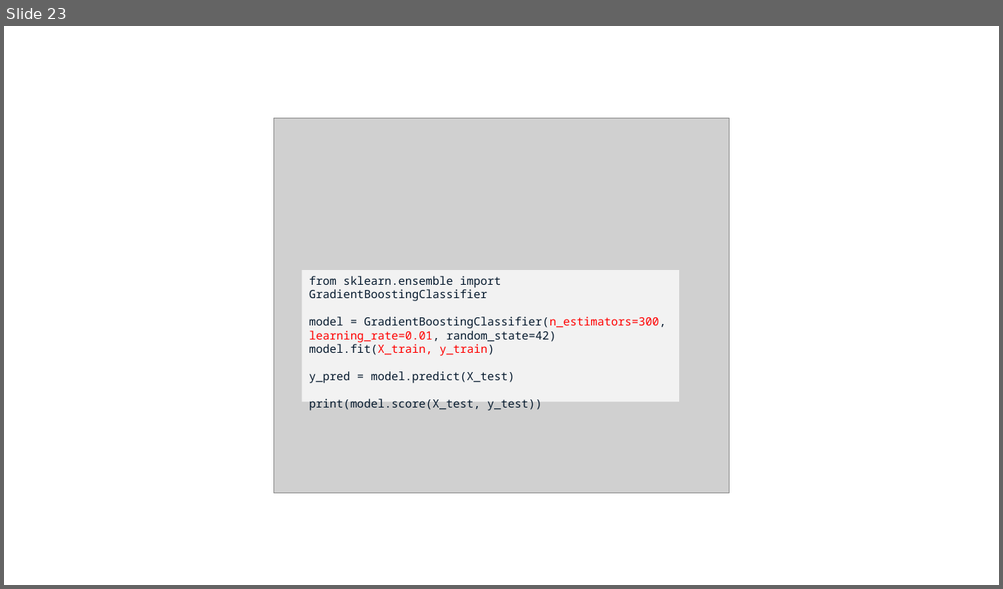
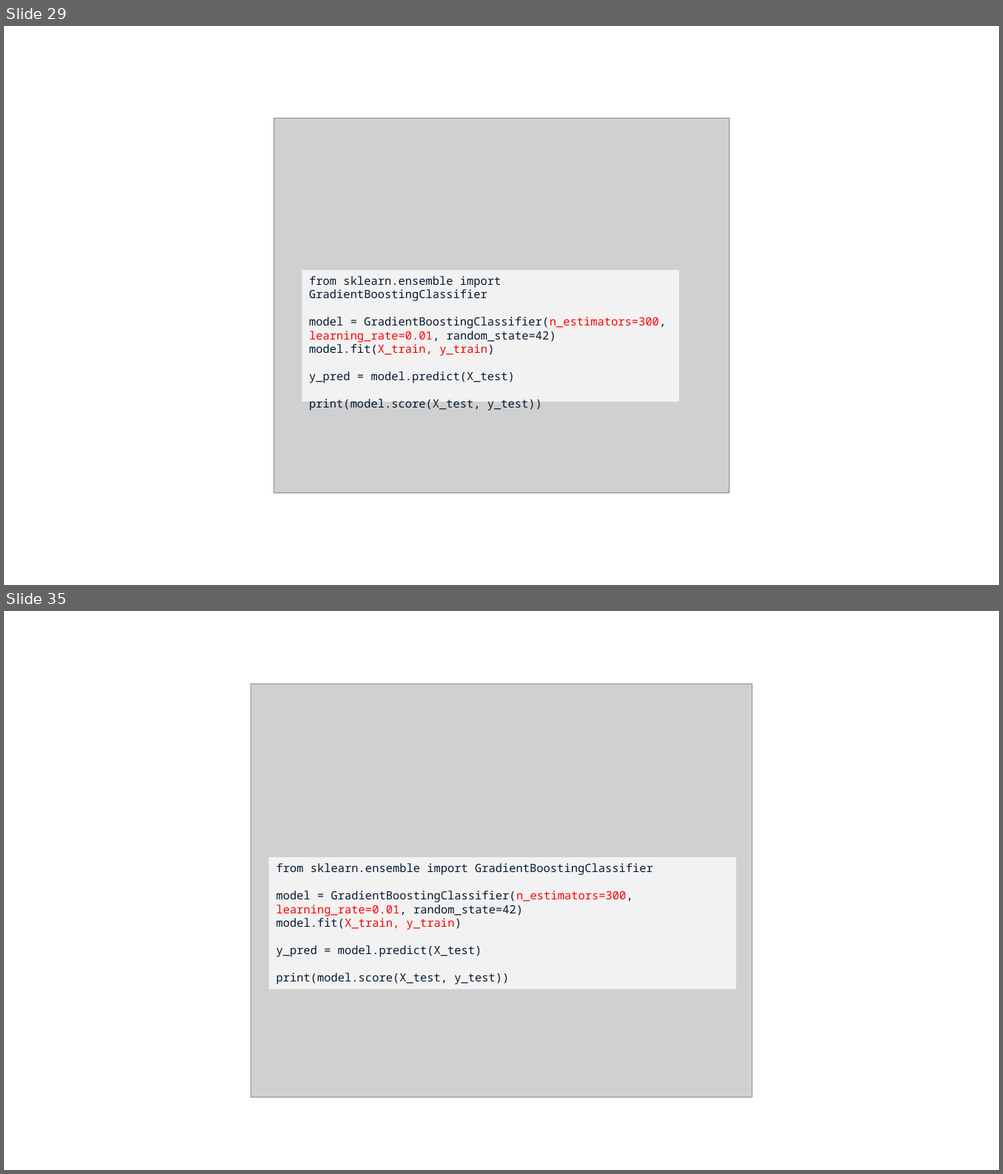
Before and after one commit to JNYH/DataCamp_Assessment, a slide deck: Model_Development.pptx. Shown one above the other, each under a label of ours: slide 23 before the commit, slides 29 and 35 after it; the slides between them are not shown. The pictures are 1003x589 and 1003x1174 pixels, drawn with LibreOffice and Linux fonts; fonts in the diff are those of the drawing; grey boxes stand for pictures. Boxes give left, top, right and bottom in pixels: in the first picture for what was removed or moved away, otherwise in the second. Text is boxed around its words. In the diff, an @@ line names an element or a change of style, - is before the commit and + after.

```diff
--- a/Model_Development.pptx
+++ b/Model_Development.pptx
@@ slide 35 added at (x1=4, y1=611, x2=999, y2=1170), background #FFFFFF @@
@@ picture added at (x1=251, y1=684, x2=752, y2=1097) @@
@@ rectangle added at (x1=269, y1=858, x2=736, y2=990), fill #F2F2F2, 11 pt, text #05192D @@
+from sklearn.ensemble import GradientBoostingClassifier
+model = GradientBoostingClassifier(n_estimators=300, learning_rate=0.01, random_state=42)
+model.fit(X_train, y_train)
+y_pred = model.predict(X_test)
+print(model.score(X_test, y_test))
@@ what was slide 23 is now slide 29 @@
```
Also in this commit, not shown: 4 slides changed, 12 other slides added, 3 slides removed.
